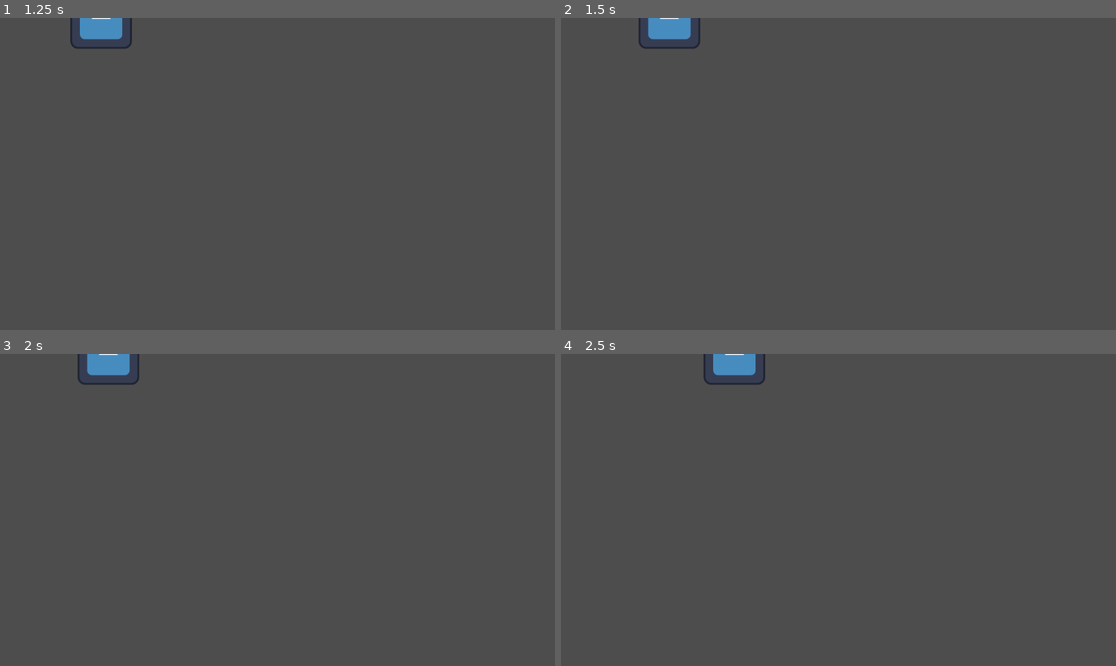
Above: before the commit, frames 1-4 (two rows, left to right).
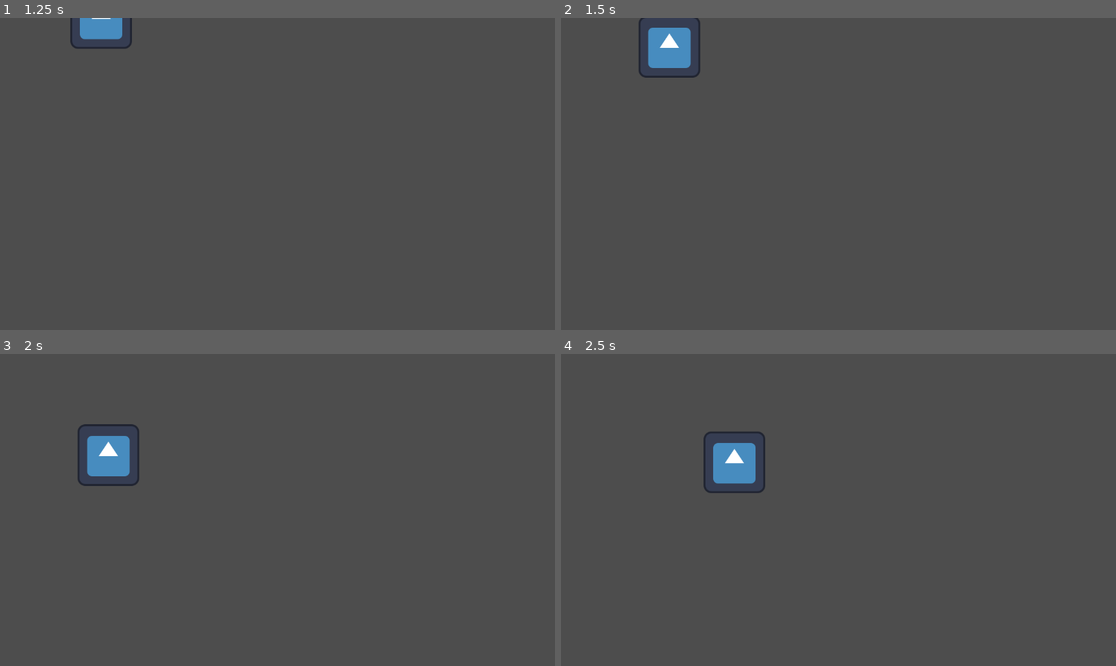
Above: after the commit, the same moments.

Repository: Lin1ux/LD58
Game: Godot game, scene res://Scene/main.tscn
Same seed, same stepped clock (60 frames per second), same inputs: the game is played once before the commit and once after it. The engine's default icon, where the game draws it, is replaced by a stand-in: a white triangle on a blue panel in a dark square.
Inputs:
- Up to frame 1 (1.25 s): tap Enter at 0.5 s; hold Right (ui_right) from 0.53 s (still down)
- Up to frame 2 (1.5 s): release Right (ui_right) at 1.28 s; hold Down (ui_down) from 1.28 s (still down)
- Up to frame 3 (2 s): keep holding Down (ui_down)
- Up to frame 4 (2.5 s): release Down (ui_down) at 2.03 s; hold Right (ui_right) from 2.03 s (still down)

Frame 1 is identical in both runs. In frame 2, 1.2% of the frame differs, in the area x 14-26%, y 0-20%; in frame 3, 1.9%, in the area x 14-26%, y 0-43%; in frame 4, 1.9%.

Commit message:
add player y movement

Diff:
--- a/Player/player_movement.gd
+++ b/Player/player_movement.gd
@@ -6,10 +6,15 @@
 func _physics_process(delta: float) -> void:
 
 	var direction_x := Input.get_axis("ui_left", "ui_right")
-	var direction_y := Input.get_axis("ui_left", "ui_right")
+	var direction_y := Input.get_axis("ui_up", "ui_down")
 	if direction_x:
 		velocity.x = direction_x * SPEED
 	else:
 		velocity.x = move_toward(velocity.x, 0, SPEED)
 
+	if direction_y:
+		velocity.y = direction_y * SPEED
+	else:
+		velocity.y = move_toward(velocity.y, 0, SPEED)
+
 	move_and_slide()
